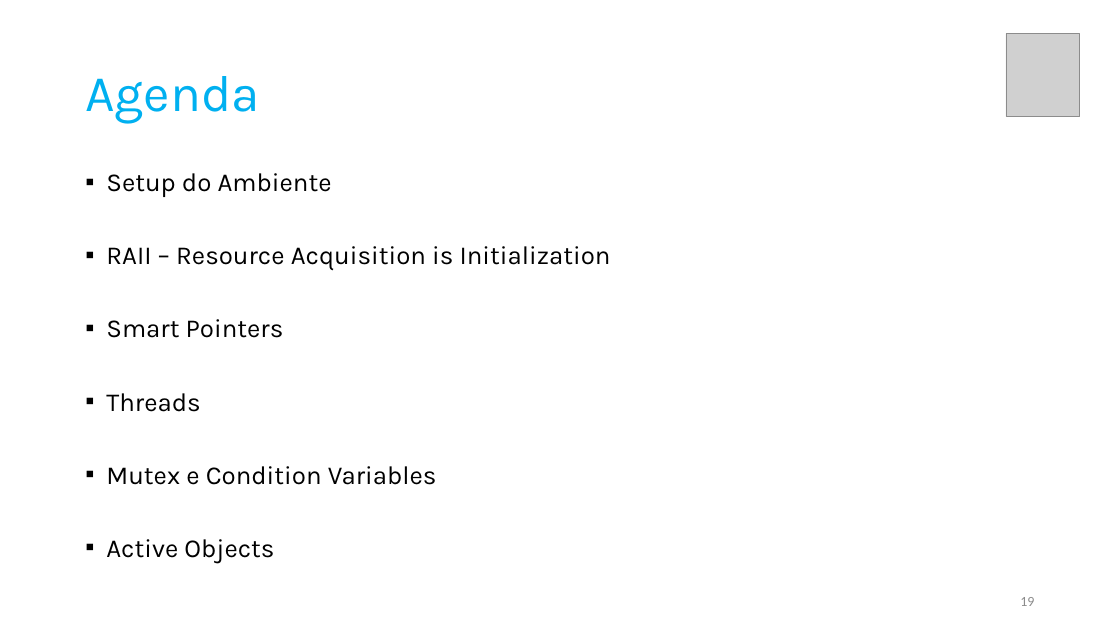
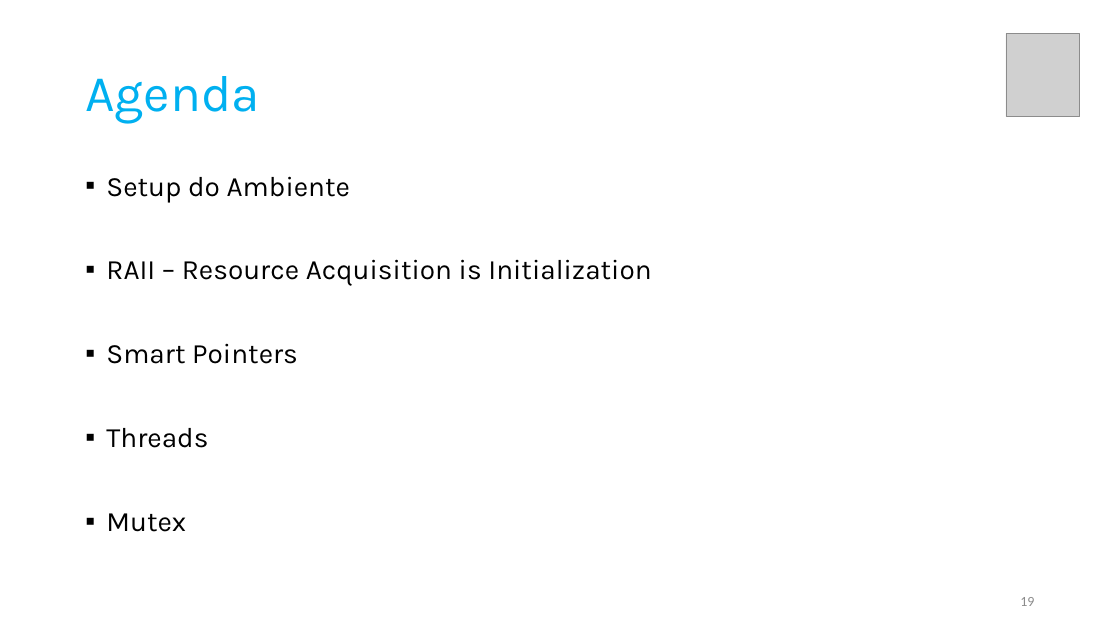
Before and after one commit to pfaco/ees_cpp, a slide deck: slide 19 of slides/C++.pptx. Drawn at 1120x630 pixels with LibreOffice and Linux fonts; fonts in the diff are those of the drawing; grey boxes stand for pictures. Boxes give left, top, right and bottom in pixels: in the first picture for what was removed or moved away, otherwise in the second. Text is boxed around its words. In the diff, an @@ line names an element or a change of style, - is before the commit and + after.

```diff
--- a/slides/C++.pptx
+++ b/slides/C++.pptx
@@ text at [106, 176, 651, 448]: size 22.2 to 24 pt; line spacing 0.8 to 0.9 @@
@@ text at [106, 513, 186, 532]: text changed; size 22.2 to 24 pt @@
-▪ Mutex e Condition Variables
-▪ Active Objects
+▪ Mutex
```
Also in this commit, not shown: 7 other files.
